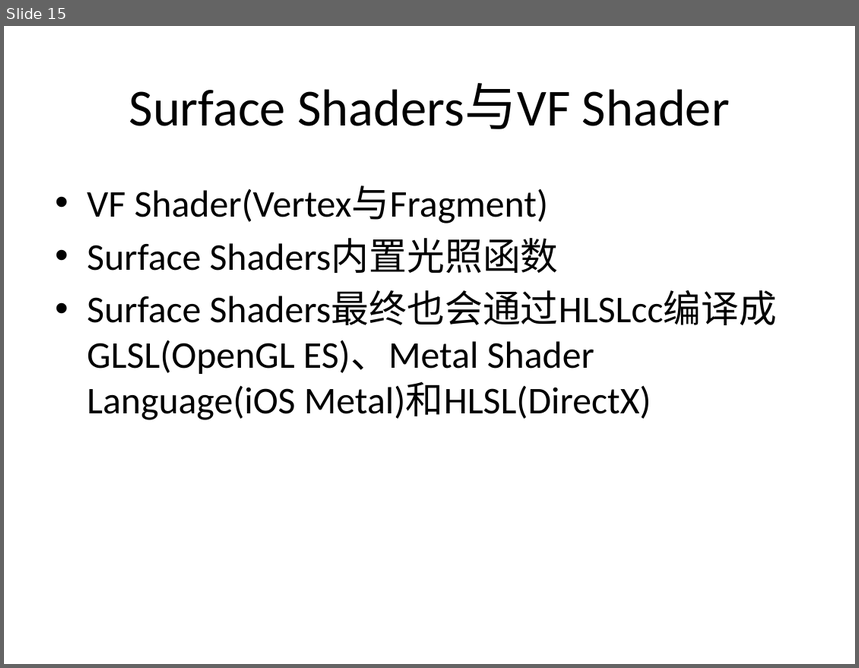
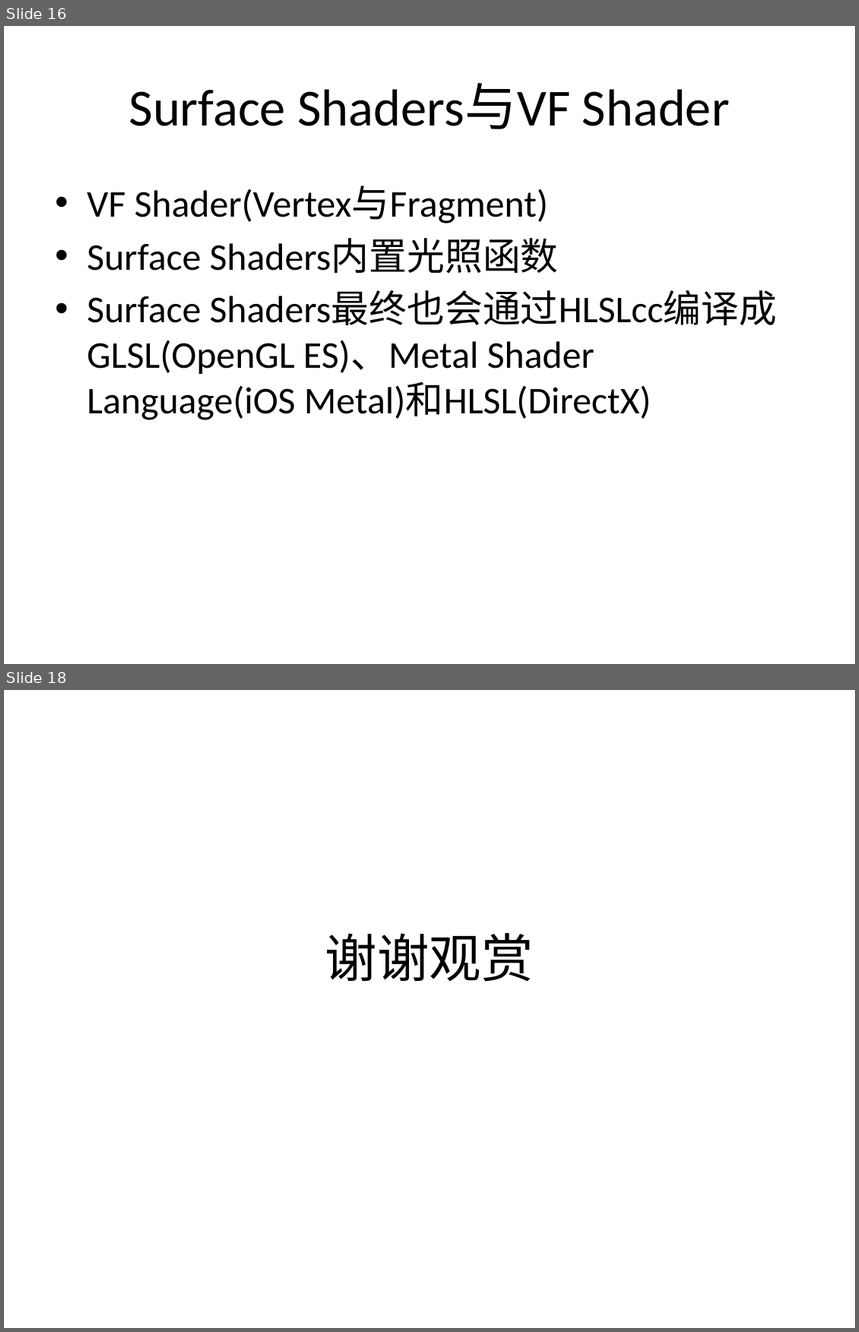
Before and after one commit to eangulee/UnityPerformanceOptimization, a slide deck: GPU Render Pipepline.pptx. Shown one above the other, each under a label of ours: slide 15 before the commit, slides 16 and 18 after it; the slides between them are not shown. The pictures are 859x668 and 859x1332 pixels, drawn with LibreOffice and Linux fonts; fonts in the diff are those of the drawing. Boxes give left, top, right and bottom in pixels: in the first picture for what was removed or moved away, otherwise in the second. Text is boxed around its words. In the diff, an @@ line names an element or a change of style, - is before the commit and + after.

```diff
--- a/GPU Render Pipepline.pptx
+++ b/GPU Render Pipepline.pptx
@@ slide 18 added at (4,690,855,1328), background #FFFFFF @@
@@ title added at (325,933,534,982), 44 pt, text #000000 @@
+谢谢观赏
@@ what was slide 15 is now slide 16 @@
```
Also in this commit, not shown: 2 slides changed, 2 other slides added.
